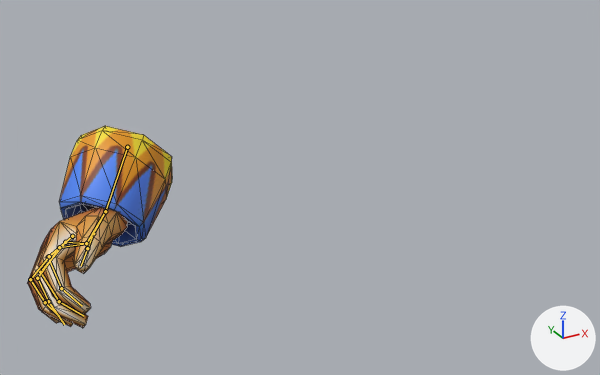
One commit to the Blender file Assets/Prefabs/Boss Characters/Jackle/Jackle Right Hand.blend: the scene before it, then after it.
One viewpoint serves both versions: a camera (50 mm lens) standing at (-5.9, -9.85, 2.95) and looking at (-1.69, -2.2, -0.88). The axes (+X, +Y, +Z) are drawn at lower right. The lights are the same throughout. The bones that bend it are drawn over the model as lines. Mesh edges are drawn as thin lines.

In view in the first picture: 'Mesh_0026_Mesh_0026Mesh.002'.
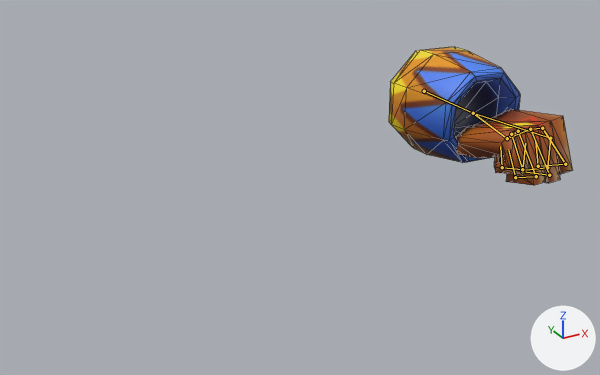
The newer file adds an action. The first version stands in its rest pose; the second is drawn at frame 10 of the action 'Punch'.

Where the change shows, as pixel boxes [x1, y1, x2, y2] in the pictures (600 x 375 px):
```json
{"object": "Mesh_0026_Mesh_0026Mesh.002", "change": "posed", "before": [27, 126, 172, 328], "after": [389, 47, 573, 185], "on screen": "27% wider, 32% shorter"}
{"bone": "Wrist.l", "before": "(127, 147) to (105, 211)", "after": "(424, 91) to (473, 113)"}
{"bone": "Thumb1.l", "before": "(105, 211) to (93, 233)", "after": "(473, 113) to (550, 138)"}
{"bone": "Thumb2.l", "before": "(93, 233) to (87, 248)", "after": "(550, 138) to (547, 167)"}
{"bone": "Thumb3.l", "before": "(87, 248) to (81, 266)", "after": "(547, 167) to (525, 170)"}
{"bone": "Hand.l", "before": "(105, 211) to (86, 243)", "after": "(473, 113) to (507, 138)"}
{"bone": "Middle1.l", "before": "(65, 242) to (40, 272)", "after": "(530, 129) to (549, 175)"}
{"bone": "Middle2.l", "before": "(40, 272) to (59, 301)", "after": "(549, 175) to (522, 171)"}
{"bone": "Middle3.l", "before": "(59, 301) to (84, 316)", "after": "(522, 171) to (525, 143)"}
{"bone": "Index1.l", "before": "(72, 236) to (48, 257)", "after": "(542, 128) to (565, 164)"}
{"bone": "Index2.l", "before": "(48, 257) to (61, 288)", "after": "(565, 164) to (538, 166)"}
{"bone": "Index3.l", "before": "(61, 288) to (82, 306)", "after": "(538, 166) to (535, 140)"}
{"bone": "Ring1.l", "before": "(59, 247) to (37, 278)", "after": "(518, 131) to (536, 176)"}
{"bone": "Ring2.l", "before": "(37, 278) to (48, 301)", "after": "(536, 176) to (515, 177)"}
{"bone": "Ring3.l", "before": "(48, 301) to (64, 324)", "after": "(515, 177) to (508, 149)"}
{"bone": "Pinky1.l", "before": "(49, 256) to (30, 279)", "after": "(511, 134) to (522, 169)"}
{"bone": "Pinky2.l", "before": "(30, 279) to (45, 302)", "after": "(522, 169) to (502, 167)"}
{"bone": "Pinky3.l", "before": "(45, 302) to (59, 316)", "after": "(502, 167) to (500, 146)"}
```

The change, as JSON lines over the scene's bpy script:
```json
{"block": "bone_wrist_l", "where": "bone_wrist_l = bpy.data.objects['Hand.r'].pose.bones['Wrist.l']"}
{"op": "set", "path": "bone_wrist_l.location", "old": "(0.0, 0.0, 0.0)", "new": "(4.055, -2.291, 7.071)"}
{"op": "set", "path": "bone_wrist_l.rotation_quaternion", "old": "(1.0, 0.0, 0.0, 0.0)", "new": "(0.821, 0.406, 0.358, 0.182)", "note": "degrees (0, 0, 0) -> degrees (63, 26, 41)"}
{"block": "bone_thumb1_l", "where": "bone_thumb1_l = bpy.data.objects['Hand.r'].pose.bones['Thumb1.l']  # child of 'Wrist.l'"}
{"op": "set", "path": "bone_thumb1_l.rotation_quaternion", "old": "(1.0, 0.0, 0.0, 0.0)", "new": "(0.937, 0.144, -0.053, -0.315)", "note": "degrees (0, 0, 0) -> degrees (18, -1, -37)"}
{"block": "bone_thumb2_l", "where": "bone_thumb2_l = bpy.data.objects['Hand.r'].pose.bones['Thumb2.l']  # child of 'Thumb1.l'"}
{"op": "set", "path": "bone_thumb2_l.rotation_quaternion", "old": "(1.0, 0.0, 0.0, 0.0)", "new": "(0.824, -0.168, -0.149, -0.52)", "note": "degrees (0, 0, 0) -> degrees (-8, -25, -63)"}
{"block": "bone_thumb3_l", "where": "bone_thumb3_l = bpy.data.objects['Hand.r'].pose.bones['Thumb3.l']  # child of 'Thumb2.l'"}
{"op": "set", "path": "bone_thumb3_l.rotation_quaternion", "old": "(1.0, 0.0, 0.0, 0.0)", "new": "(0.817, -0.343, -0.232, -0.402)", "note": "degrees (0, 0, 0) -> degrees (-30, -41, -41)"}
{"block": "bone_hand_l", "where": "bone_hand_l = bpy.data.objects['Hand.r'].pose.bones['Hand.l']  # child of 'Wrist.l'"}
{"op": "set", "path": "bone_hand_l.rotation_quaternion", "old": "(1.0, 0.0, 0.0, 0.0)", "new": "(0.947, 0.094, 0.166, -0.259)", "note": "degrees (0, 0, 0) -> degrees (6, 21, -29)"}
{"block": "bone_middle1_l", "where": "bone_middle1_l = bpy.data.objects['Hand.r'].pose.bones['Middle1.l']  # child of 'ToMiddle.l'"}
{"op": "set", "path": "bone_middle1_l.rotation_quaternion", "old": "(1.0, 0.0, 0.0, 0.0)", "new": "(0.924, 0.086, -0.079, -0.364)", "note": "degrees (0, 0, 0) -> degrees (13, -5, -44)"}
{"block": "bone_middle2_l", "where": "bone_middle2_l = bpy.data.objects['Hand.r'].pose.bones['Middle2.l']  # child of 'Middle1.l'"}
{"op": "set", "path": "bone_middle2_l.location", "old": "(0.0, 0.0, 0.0)", "new": "(0.093, 0.012, 0.032)"}
{"op": "set", "path": "bone_middle2_l.rotation_quaternion", "old": "(1.0, 0.0, 0.0, 0.0)", "new": "(0.923, 0.142, -0.007, -0.359)", "note": "degrees (0, 0, 0) -> degrees (15, 5, -42)"}
{"block": "bone_middle3_l", "where": "bone_middle3_l = bpy.data.objects['Hand.r'].pose.bones['Middle3.l']  # child of 'Middle2.l'"}
{"op": "set", "path": "bone_middle3_l.location", "old": "(0.0, 0.0, 0.0)", "new": "(-0.028, 0.052, -0.014)"}
{"op": "set", "path": "bone_middle3_l.rotation_quaternion", "old": "(1.0, 0.0, 0.0, 0.0)", "new": "(0.851, 0.426, -0.02, -0.307)", "note": "degrees (0, 0, 0) -> degrees (49, 13, -34)"}
{"block": "bone_index1_l", "where": "bone_index1_l = bpy.data.objects['Hand.r'].pose.bones['Index1.l']  # child of 'ToIndex.l'"}
{"op": "set", "path": "bone_index1_l.rotation_quaternion", "old": "(1.0, 0.0, 0.0, 0.0)", "new": "(0.924, 0.112, -0.11, -0.349)", "note": "degrees (0, 0, 0) -> degrees (17, -7, -42)"}
{"block": "bone_index2_l", "where": "bone_index2_l = bpy.data.objects['Hand.r'].pose.bones['Index2.l']  # child of 'Index1.l'"}
{"op": "set", "path": "bone_index2_l.location", "old": "(0.0, 0.0, 0.0)", "new": "(0.097, 0.192, 0.059)"}
{"op": "set", "path": "bone_index2_l.rotation_quaternion", "old": "(1.0, 0.0, 0.0, 0.0)", "new": "(0.923, 0.181, 0.019, -0.34)", "note": "degrees (0, 0, 0) -> degrees (19, 9, -39)"}
{"block": "bone_index3_l", "where": "bone_index3_l = bpy.data.objects['Hand.r'].pose.bones['Index3.l']  # child of 'Index2.l'"}
{"op": "set", "path": "bone_index3_l.location", "old": "(0.0, 0.0, 0.0)", "new": "(0.083, -0.023, 0.067)"}
{"op": "set", "path": "bone_index3_l.rotation_quaternion", "old": "(1.0, 0.0, 0.0, 0.0)", "new": "(0.851, 0.408, 0.048, -0.327)", "note": "degrees (0, 0, 0) -> degrees (45, 20, -34)"}
{"block": "bone_ring1_l", "where": "bone_ring1_l = bpy.data.objects['Hand.r'].pose.bones['Ring1.l']  # child of 'ToRing.l'"}
{"op": "set", "path": "bone_ring1_l.rotation_quaternion", "old": "(1.0, 0.0, 0.0, 0.0)", "new": "(0.924, 0.069, -0.09, -0.365)", "note": "degrees (0, 0, 0) -> degrees (11, -7, -44)"}
{"block": "bone_ring2_l", "where": "bone_ring2_l = bpy.data.objects['Hand.r'].pose.bones['Ring2.l']  # child of 'Ring1.l'"}
{"op": "set", "path": "bone_ring2_l.location", "old": "(0.0, 0.0, 0.0)", "new": "(0.017, -0.093, -0.002)"}
{"op": "set", "path": "bone_ring2_l.rotation_quaternion", "old": "(1.0, 0.0, 0.0, 0.0)", "new": "(0.923, 0.123, 0.003, -0.365)", "note": "degrees (0, 0, 0) -> degrees (13, 5, -43)"}
{"block": "bone_ring3_l", "where": "bone_ring3_l = bpy.data.objects['Hand.r'].pose.bones['Ring3.l']  # child of 'Ring2.l'"}
{"op": "set", "path": "bone_ring3_l.location", "old": "(0.0, 0.0, 0.0)", "new": "(0.022, 0.135, 0.024)"}
{"op": "set", "path": "bone_ring3_l.rotation_quaternion", "old": "(1.0, 0.0, 0.0, 0.0)", "new": "(0.851, 0.399, -0.009, -0.342)", "note": "degrees (0, 0, 0) -> degrees (45, 15, -37)"}
{"block": "bone_pinky1_l", "where": "bone_pinky1_l = bpy.data.objects['Hand.r'].pose.bones['Pinky1.l']  # child of 'ToPinky.l'"}
{"op": "set", "path": "bone_pinky1_l.rotation_quaternion", "old": "(1.0, 0.0, 0.0, 0.0)", "new": "(0.924, 0.068, -0.045, -0.374)", "note": "degrees (0, 0, 0) -> degrees (9, -2, -44)"}
{"block": "bone_pinky2_l", "where": "bone_pinky2_l = bpy.data.objects['Hand.r'].pose.bones['Pinky2.l']  # child of 'Pinky1.l'"}
{"op": "set", "path": "bone_pinky2_l.location", "old": "(0.0, 0.0, 0.0)", "new": "(-0.215, -0.114, -0.049)"}
{"op": "set", "path": "bone_pinky2_l.rotation_quaternion", "old": "(1.0, 0.0, 0.0, 0.0)", "new": "(0.923, 0.126, -0.033, -0.363)", "note": "degrees (0, 0, 0) -> degrees (15, 2, -43)"}
{"block": "bone_pinky3_l", "where": "bone_pinky3_l = bpy.data.objects['Hand.r'].pose.bones['Pinky3.l']  # child of 'Pinky2.l'"}
{"op": "set", "path": "bone_pinky3_l.location", "old": "(0.0, 0.0, 0.0)", "new": "(-0.066, -0.16, -0.069)"}
{"op": "set", "path": "bone_pinky3_l.rotation_quaternion", "old": "(1.0, 0.0, 0.0, 0.0)", "new": "(0.851, 0.415, -0.023, -0.321)", "note": "degrees (0, 0, 0) -> degrees (48, 13, -36)"}
```
